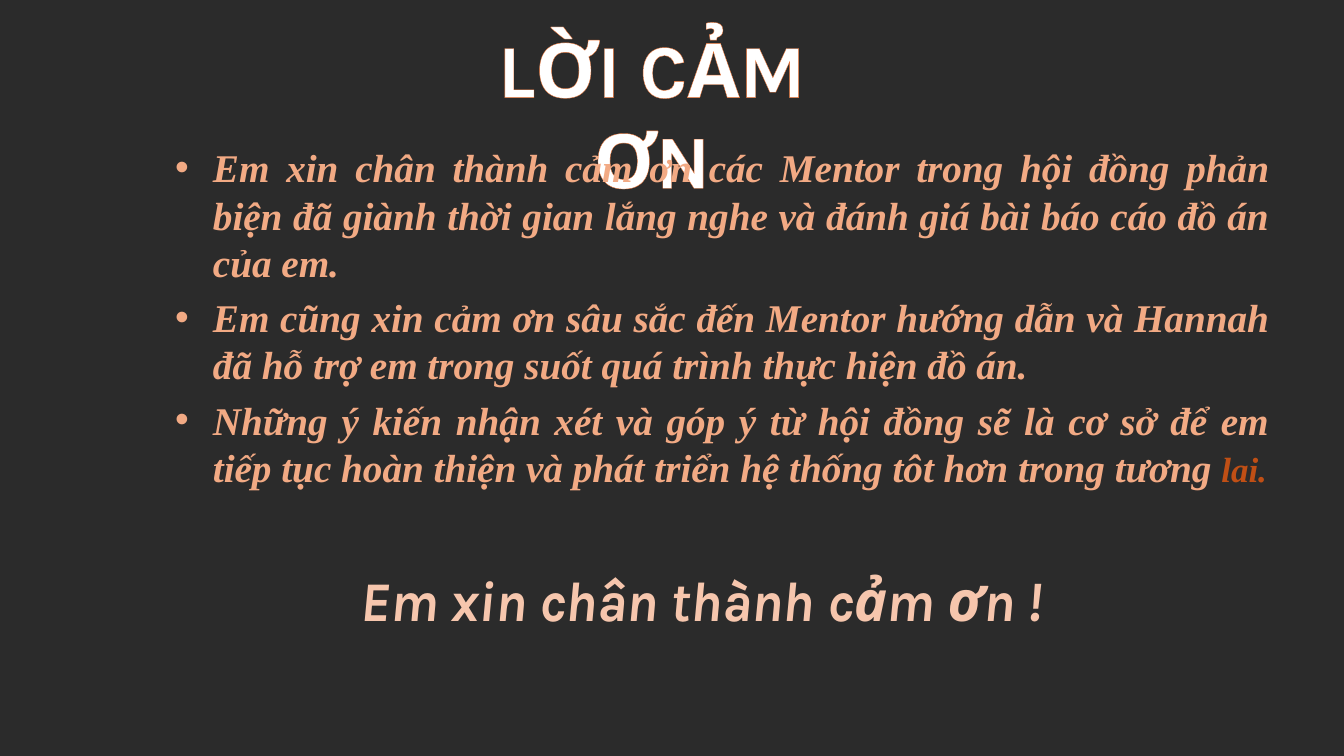
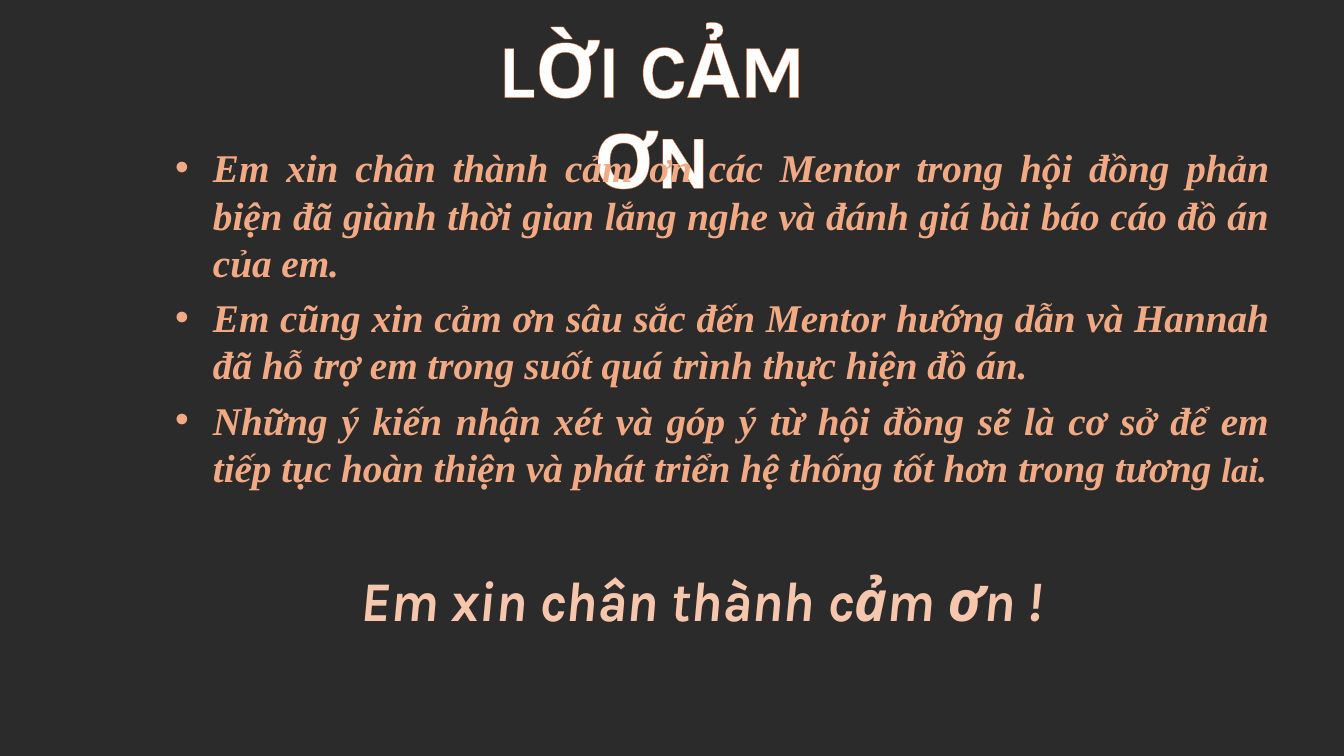
Before and after one commit to daongochuy/huydaodoanfx16597, a slide deck: slide 14 of Doan_DaoNgocHuy_Fx16597.pptm. Drawn at 1344x756 pixels with LibreOffice and Linux fonts; fonts in the diff are those of the drawing; background and template pictures are left out; a plain dark background stands for a picture behind light text. Boxes give left, top, right and bottom in pixels: in the first picture for what was removed or moved away, otherwise in the second. Text is boxed around its words. In the diff, an @@ line names an element or a change of style, - is before the commit and + after.

```diff
--- a/Doan_DaoNgocHuy_Fx16597.pptm
+++ b/Doan_DaoNgocHuy_Fx16597.pptm
@@ text at (x1=213, y1=406, x2=1269, y2=489): text changed @@
-• Những ý kiến nhận xét và góp ý từ hội đồng sẽ là cơ sở để em tiếp tục hoàn thiện và phát triển hệ thống tôt hơn trong tương lai.
+• Những ý kiến nhận xét và góp ý từ hội đồng sẽ là cơ sở để em tiếp tục hoàn thiện và phát triển hệ thống tốt hơn trong tương lai.
```
Also in this commit, not shown: 3 other slides changed, 22 other files.
